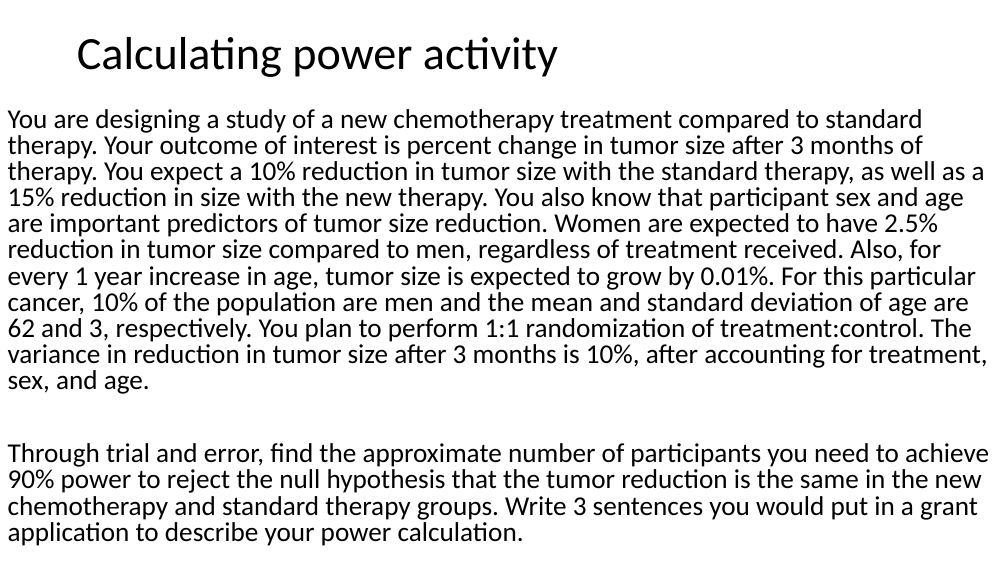
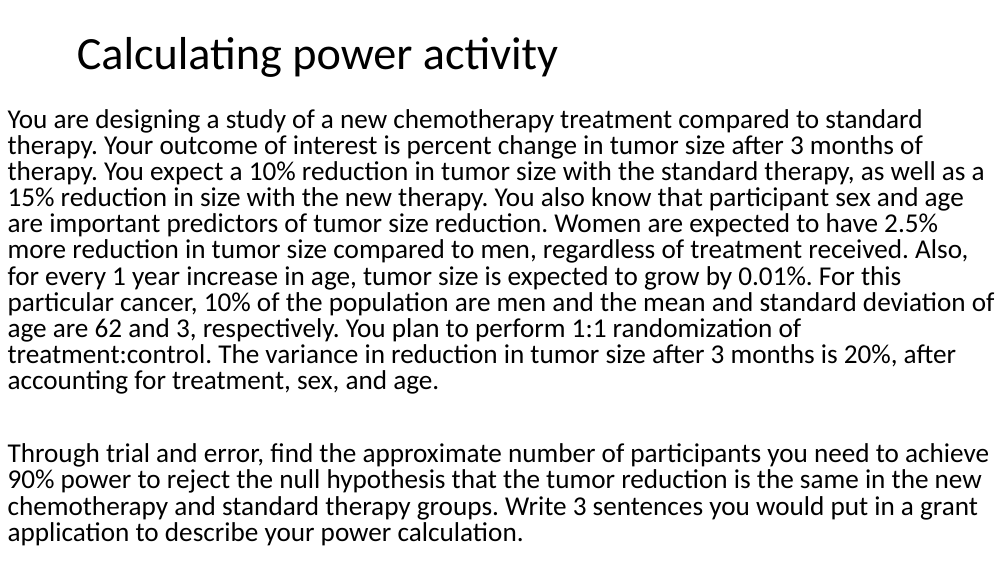
Before and after one commit to mloop/power-lecture, a slide deck: slide 11 of slides.pptx (slide 8 before the commit). Drawn at 1008x567 pixels with LibreOffice and Linux fonts; fonts in the diff are those of the drawing. Boxes give left, top, right and bottom in pixels: in the first picture for what was removed or moved away, otherwise in the second. Text is boxed around its words. In the diff, an @@ line names an element or a change of style, - is before the commit and + after.

Commit message:
Update slides

```diff
--- a/slides.pptx
+++ b/slides.pptx
@@ text at (8, 109, 995, 394): text changed @@
-You are designing a study of a new chemotherapy treatment compared to standard therapy. Your outcome of interest is percent change in tumor size after 3 months of therapy. You expect a 10% reduction in tumor size with the standard therapy, as well as a 15% reduction in size with the new therapy. You also know that participant sex and age are important predictors of tumor size reduction. Women are expected to have 2.5% reduction in tumor size compared to men, regardless of treatment received. Also, for every 1 year increase in age, tumor size is expected to grow by 0.01%. For this particular cancer, 10% of the population are men and the mean and standard deviation of age are 62 and 3, respectively. You plan to perform 1:1 randomization of treatment:control. The variance in reduction in tumor size after 3 months is 10%, after accounting for treatment, sex, and age.
+You are designing a study of a new chemotherapy treatment compared to standard therapy. Your outcome of interest is percent change in tumor size after 3 months of therapy. You expect a 10% reduction in tumor size with the standard therapy, as well as a 15% reduction in size with the new therapy. You also know that participant sex and age are important predictors of tumor size reduction. Women are expected to have 2.5% more reduction in tumor size compared to men, regardless of treatment received. Also, for every 1 year increase in age, tumor size is expected to grow by 0.01%. For this particular cancer, 10% of the population are men and the mean and standard deviation of age are 62 and 3, respectively. You plan to perform 1:1 randomization of treatment:control. The variance in reduction in tumor size after 3 months is 20%, after accounting for treatment, sex, and age.
```
Also in this commit, not shown: 3 slides added, 3 other files.
